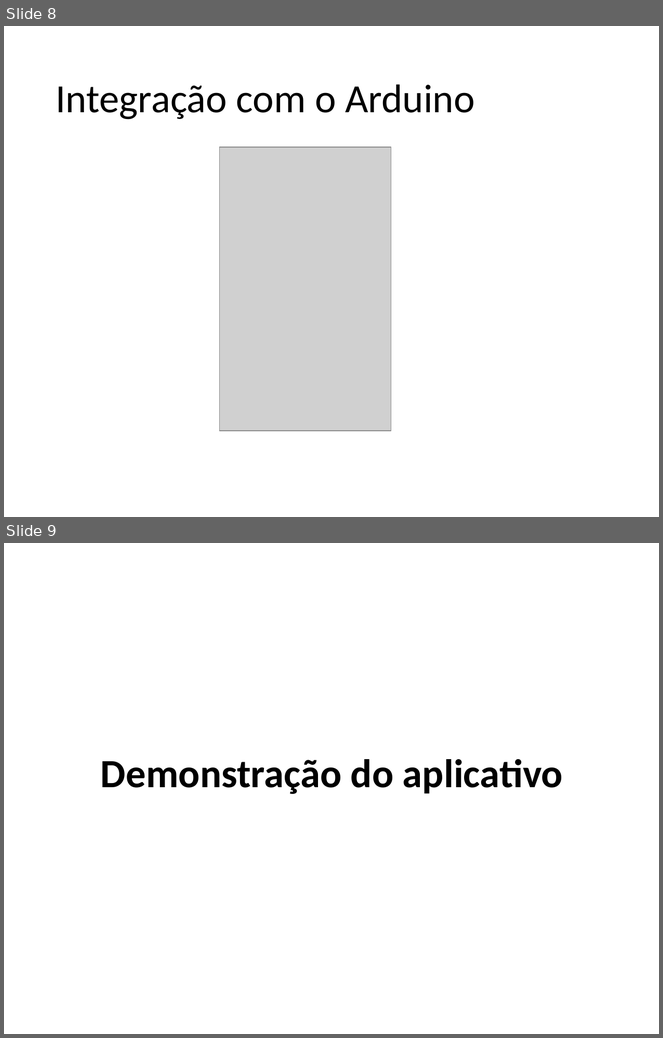
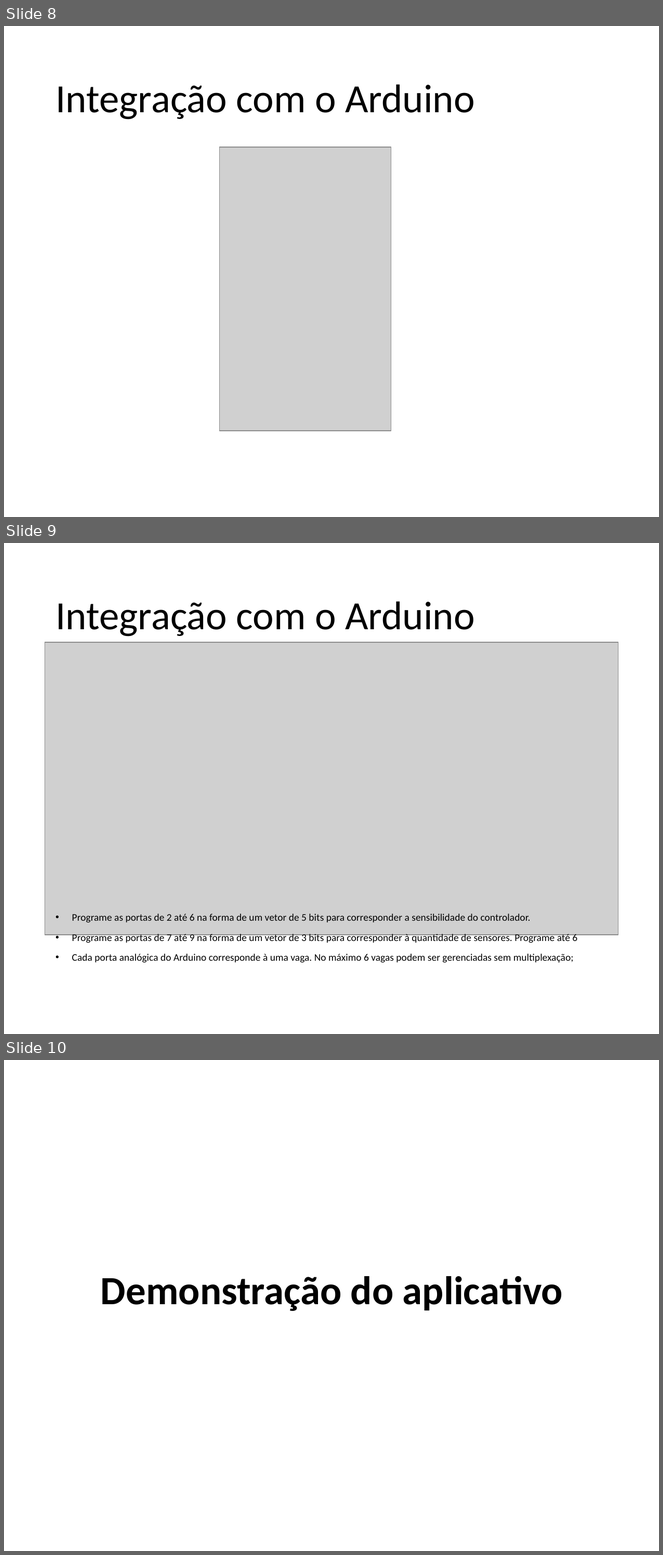
Before and after one commit to MortdecaiX/Oficina, a slide deck: Apresentação final.pptx. Shown one above the other, each under a label of ours: slides 8 and 9 before the commit, slides 8, 9 and 10 after it. The pictures are 663x1038 and 663x1555 pixels, drawn with LibreOffice and Linux fonts; fonts in the diff are those of the drawing; grey boxes stand for pictures; background and template pictures are left out. Boxes give left, top, right and bottom in pixels: in the first picture for what was removed or moved away, otherwise in the second. Text is boxed around its words. In the diff, an @@ line names an element or a change of style, - is before the commit and + after.

Commit message:
Adição do esquemático na apresentação

```diff
--- a/Apresentação final.pptx
+++ b/Apresentação final.pptx
@@ slide 9 added at (x1=4, y1=543, x2=659, y2=1034), background picture (left out) @@
@@ title added at (x1=55, y1=601, x2=475, y2=637), 44 pt, text #000000 @@
+Integração com o Arduino
@@ picture added at (x1=45, y1=643, x2=619, y2=936) @@
@@ text added at (x1=72, y1=914, x2=578, y2=963), 11.1 pt, text #000000 @@
+• Programe as portas de 2 até 6 na forma de um vetor de 5 bits para corresponder a sensibilidade do controlador.
+• Programe as portas de 7 até 9 na forma de um vetor de 3 bits para corresponder à quantidade de sensores. Programe até 6
+• Cada porta analógica do Arduino corresponde à uma vaga. No máximo 6 vagas podem ser gerenciadas sem multiplexação;
@@ what was slide 9 is now slide 10 @@
```
